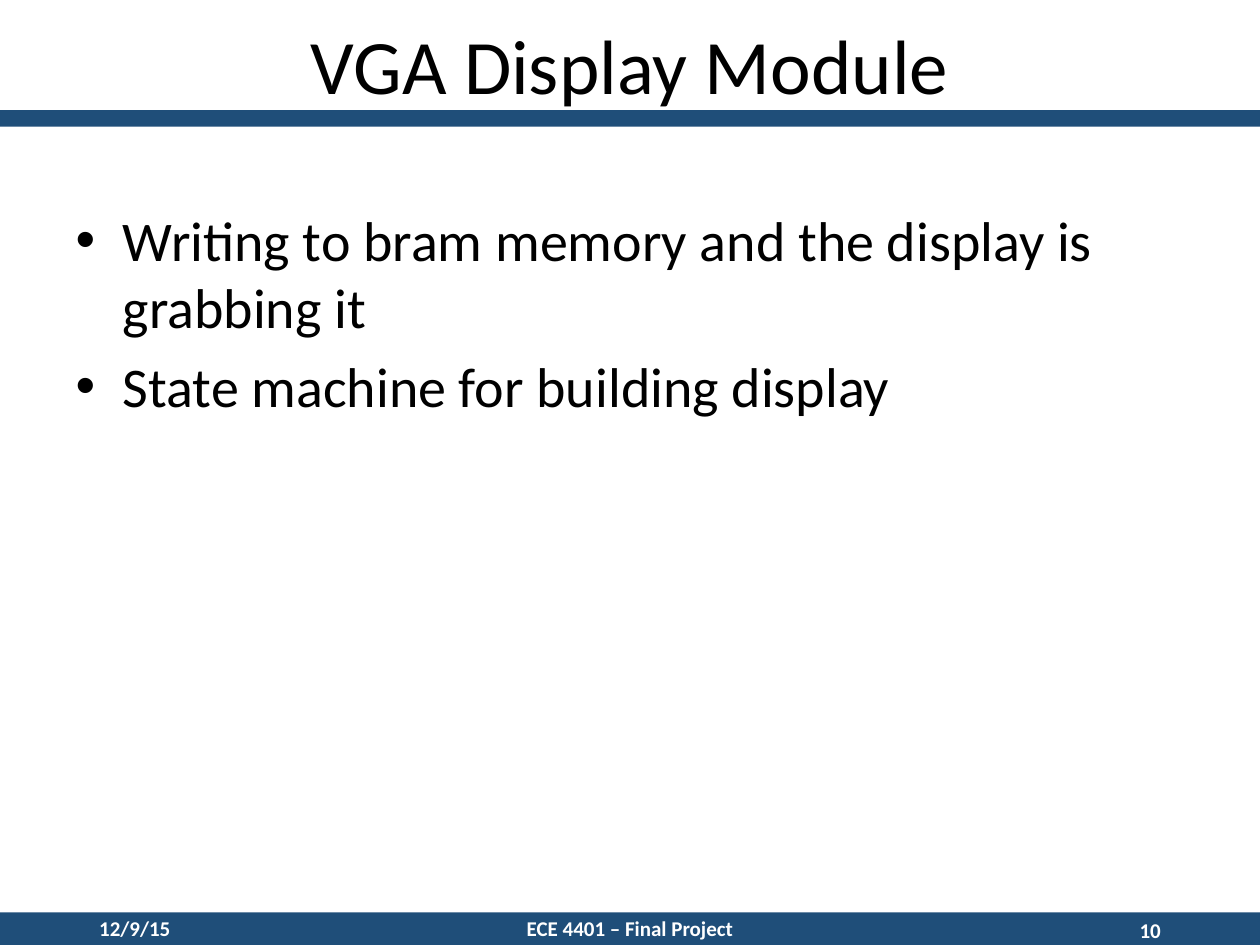
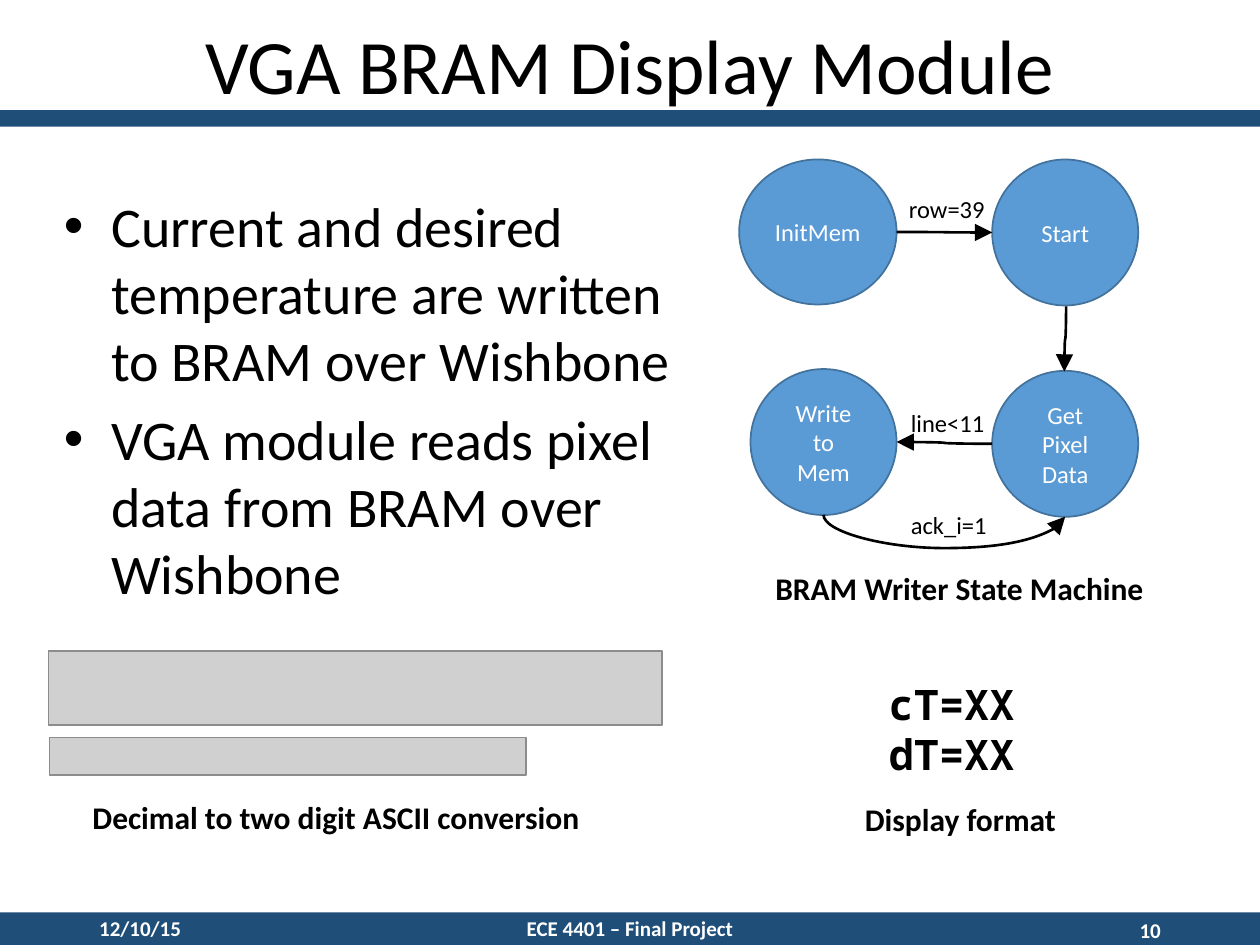
Before and after one commit to paquettedavid/FPGATemperaturePIDController, a slide deck: slide 10 of Documentation/DesignPresentation.pptx. Drawn at 1260x945 pixels with LibreOffice and Linux fonts; fonts in the diff are those of the drawing; grey boxes stand for pictures. Boxes give left, top, right and bottom in pixels: in the first picture for what was removed or moved away, otherwise in the second. Text is boxed around its words. In the diff, an @@ line names an element or a change of style, - is before the commit and + after.

Commit message:
finished up presentation

```diff
--- a/Documentation/DesignPresentation.pptx
+++ b/Documentation/DesignPresentation.pptx
@@ text at <box>205,40,1053,112</box>: text changed @@
-VGA Display Module
+VGA BRAM Display Module
@@ ellipse added at <box>740,160,897,305</box>, fill #5B9BD5, outline #43739E 1 pt, 14 pt, text #FFFFFF @@
+InitMem
@@ ellipse added at <box>992,160,1138,306</box>, fill #5B9BD5, outline #43739E 1 pt, 14 pt, text #FFFFFF @@
+Start
@@ text at <box>111,208,669,595</box>: text changed @@
-• Writing to bram memory and the display is grabbing it
-• State machine for building display
+• Current and desired temperature are written to BRAM over Wishbone
+• VGA module reads pixel data from BRAM over Wishbone
@@ text added at <box>909,202,985,218</box>, 14 pt, text #000000 @@
+row=39
@@ curved arrow added from (897, 232) to (992, 233), #000000 1.5 pt @@
@@ curved arrow added from (1066, 306) to (1065, 372), #000000 1.5 pt @@
@@ ellipse added at <box>751,369,897,515</box>, fill #5B9BD5, outline #43739E 1 pt, 14 pt, text #FFFFFF @@
+Write to Mem
@@ ellipse added at <box>992,370,1138,517</box>, fill #5B9BD5, outline #43739E 1 pt, 14 pt, text #FFFFFF @@
+Get Pixel Data
@@ text added at <box>911,415,984,438</box>, 14 pt, text #000000 @@
+line<11
@@ curved arrow added from (992, 444) to (897, 442), #000000 1.5 pt @@
@@ curved arrow added from (824, 515) to (1065, 517), #000000 1.5 pt @@
@@ text added at <box>911,517,987,538</box>, 14 pt, text #000000 @@
+ack_i=1
@@ text added at <box>775,578,1144,601</box>, 18 pt, text #000000, bold @@
+BRAM Writer State Machine
@@ picture added at <box>49,651,663,726</box> @@
@@ text added at <box>889,690,1015,771</box>, 24 pt, text #000000, bold @@
+cT=XX
+dT=XX
@@ picture added at <box>49,737,525,775</box> @@
@@ text added at <box>92,807,579,835</box>, 18 pt, text #000000, bold @@
+Decimal to two digit ASCII conversion
@@ text added at <box>865,809,1056,836</box>, 18 pt, text #000000, bold @@
+Display format
@@ text at <box>99,921,181,937</box>: text changed @@
-12/9/15
+12/10/15
```
Also in this commit, not shown: 14 other slides changed, 4 other files.
